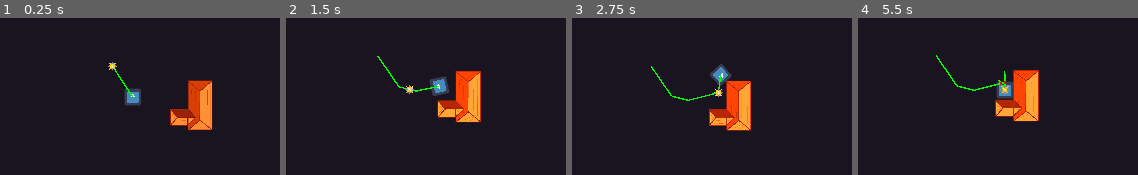
Above: before the commit, frames 1-4 (left to right).
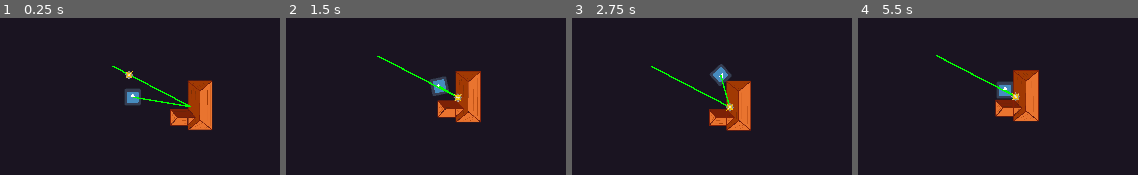
Above: after the commit, the same moments.

Repository: SpyrexDE/BzzBzz
Game: Godot game, scene res://levels/testlvl1.tscn
Two runs of this game, one before a commit and one after it. Both use one fixed random seed, a clock stepped at 60 frames per second and the inputs below. The engine's default icon, where the game draws it, is replaced by a stand-in: a white triangle on a blue panel in a dark square.
Inputs:
- Up to frame 1 (0.25 s): no input
- Up to frame 2 (1.5 s): hold D (steer_right) 0.53-1.28 s; tap Space (interact) at 0.6, 1.35 s; hold S (go_backward) from 1.28 s (still down)
- Up to frame 3 (2.75 s): release S (go_backward) at 2.03 s; hold D (steer_right) from 2.03 s (still down); tap Space (interact) at 2.1 s
- Up to frame 4 (5.5 s): release D (steer_right) at 2.78 s; hold W (go_forward) 2.78-3.53 s; tap Space (interact) every 0.75 s from 2.85 to 5.1 s; hold A (steer_left) 3.53-5.03 s; hold S (go_backward) from 5.03 s (still down)

The runs differ from the first frame. In frame 1, 3.9% of the frame differs, in the area x 38-76%, y 28-72%; in frame 2, 4.2%; in frame 3, 4.2%; in frame 4, 4.4%, in the area x 27-65%, y 23-66%.

Commit message:
add wire on house snap

Diff:
--- a/levels/testlvl2.tscn
+++ b/levels/testlvl2.tscn
@@ -6,13 +6,19 @@
 [ext_resource type="PackedScene" uid="uid://c1dxd27ews2cu" path="res://props/Hecke/hecke.tscn" id="4_r43wu"]
 [ext_resource type="PackedScene" uid="uid://blhl3st23e63b" path="res://props/kiste/kiste.tscn" id="5_svl15"]
 [ext_resource type="PackedScene" uid="uid://m1f2y8cfvcd0" path="res://props/Fels/Fels.tscn" id="6_fwqom"]
+[ext_resource type="PackedScene" uid="uid://desc5w62oyqfi" path="res://props/connector/connector.tscn" id="7_ud36q"]
 
 [node name="TestLevel2" type="Node2D"]
 
 [node name="Robot" parent="." instance=ExtResource("1_qiamr")]
+unique_name_in_owner = true
 position = Vector2(531, 296)
 
 [node name="Haus" parent="." instance=ExtResource("2_lykm4")]
+position = Vector2(-624, 683)
+
+[node name="Haus2" parent="." instance=ExtResource("2_lykm4")]
+position = Vector2(1365, 690)
 
 [node name="Wasser_Teich" parent="." instance=ExtResource("3_o1ddo")]
 position = Vector2(342, 23)
@@ -29,3 +35,11 @@
 position = Vector2(670, -37)
 
 [node name="Midpoint" type="Node2D" parent="."]
+
+[node name="Connector" parent="." instance=ExtResource("7_ud36q")]
+unique_name_in_owner = true
+
+[connection signal="tree_entered" from="Haus" to="Robot" method="_on_haus_tree_entered"]
+[connection signal="tree_exited" from="Haus" to="Haus" method="_on_tree_exited"]
+[connection signal="tree_entered" from="Haus2" to="Robot" method="_on_haus_tree_entered"]
+[connection signal="tree_exited" from="Haus2" to="Haus2" method="_on_tree_exited"]
--- a/props/connector/connector.gd
+++ b/props/connector/connector.gd
@@ -46,9 +46,6 @@
 	checkpoints.append(new_checkpoint)
 
 func _physics_process(_delta):
-	if (Input.is_action_just_pressed("interact")):
-		add_checkpoint(robot.position)
-
 	queue_redraw()
 
 func _draw():
--- a/props/haus.gd
+++ b/props/haus.gd
@@ -13,11 +13,18 @@
 
 func _on_area_2d_body_entered(body):
 	if body is Player:
-		print("Setze das Kabel auf das Haus")
-		$AnimationPlayer.play("haus_light_up")
+		%Robot.near_house = true
+		%Robot.set_house_position(position)
 	pass # Replace with function body.
 
 func _lightup():
 	if strom == true:
 		$AnimationPlayer.play("haus_light_up")
 	pass
+
+
+func _on_area_2d_body_exited(body):
+	if body is Player:
+		%Robot.near_house = false
+		%Robot.set_house_position(Vector2(0,0))
+	pass # Replace with function body.
--- a/props/haus.tscn
+++ b/props/haus.tscn
@@ -68,3 +68,4 @@
 }
 
 [connection signal="body_entered" from="Area2D" to="." method="_on_area_2d_body_entered"]
+[connection signal="body_exited" from="Area2D" to="." method="_on_area_2d_body_exited"]
--- a/robot/robot.gd
+++ b/robot/robot.gd
@@ -7,6 +7,9 @@
 @export var push_force = 80.0
 
 var friction_multiplier: float = 1.0
+
+var house_position: Vector2
+var near_house:= false
 
 func _physics_process(_delta):
 	var steering = Input.get_action_strength("steer_right") - Input.get_action_strength("steer_left")
@@ -24,8 +27,14 @@
 	move_and_slide()
 	do_physics()
 
+	if near_house == true:
+		%Connector.add_checkpoint(house_position)
+
 func do_physics() -> void:
 	for i in get_slide_collision_count():
 		var c = get_slide_collision(i)
 		if c.get_collider() is RigidBody2D:
 			c.get_collider().apply_central_impulse(-c.get_normal() * push_force)
+
+func set_house_position(position: Vector2) -> void:
+	house_position = position
Not shown: 1 places in levels/testlvl2.tscn that only renumber resources
